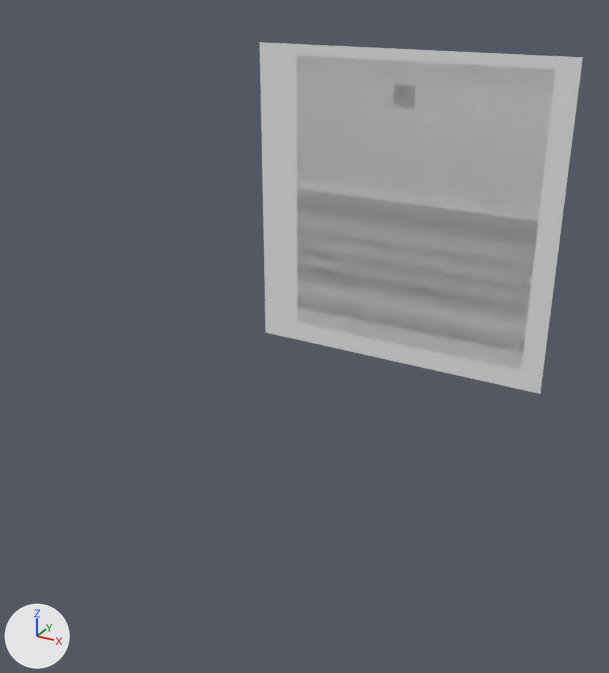
Before and after pictures for a commit that changed the OBJ model Assets/Tiled2Unity/Meshes/Level 3.obj.
Rendered twice from a 50 mm lens placed at (233.0, -1155.0, 106.0), pointed at (-419.0, 30.0, -486.0). Every picture has the same lights, and +X, +Y and +Z are marked at lower left. Where no turn or scale is listed for an object, it has been applied to the vertices.

Script lines for the objects in view, before the commit:
```python
me_level_3 = bpy.data.meshes.new('Level 3')
me_level_3.from_pydata(...)  # 961 vertices, 903 faces; spans x -480.0..0.0, y 0.0, z -480.0..0.0
ob_level_3 = bpy.data.objects.new('Level 3', me_level_3)
ob_level_3.location = (0.0, 0.0, 0.0)
```
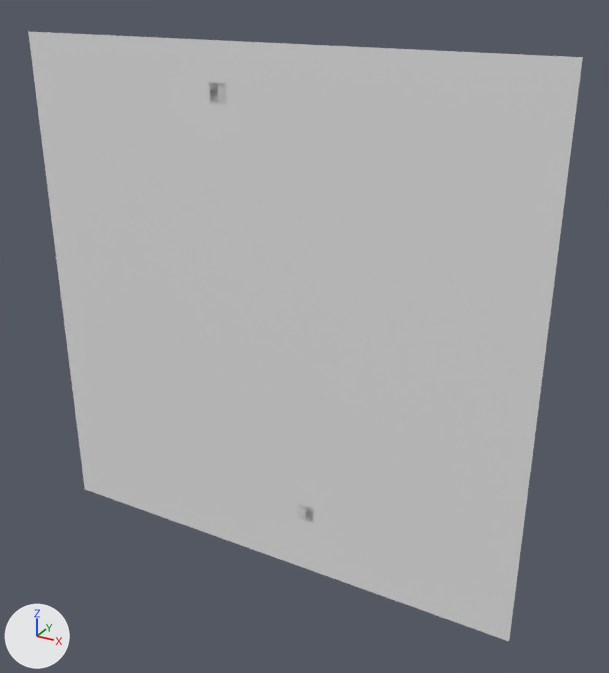
Commit message: Level 3

What differs and where, as boxes [x1, y1, x2, y2] in the pictures (609 x 673 px):
'Level 3', reshaped (72% wider, 73% taller): before [260, 42, 583, 394]; after [28, 31, 583, 641]
part 1 of me_level_3, added: after [28, 31, 540, 641]

The edits, one by one:
me_level_3 is used by ob_level_3; location (0.0, 0.0, 0.0).
me_level_3 had 961 vertices, 903 faces and spanned x -480.0..0.0, y 0.0, z -480.0..0.0.
me_level_3 now has 3721 vertices, 3602 faces and spans x -960.0..0.0, y 0.0, z -960.0..0.0.
me_level_3 part 1: 2760 vertices added at x -960.0..0.0, y 0.0, z -960.0..0.0.
